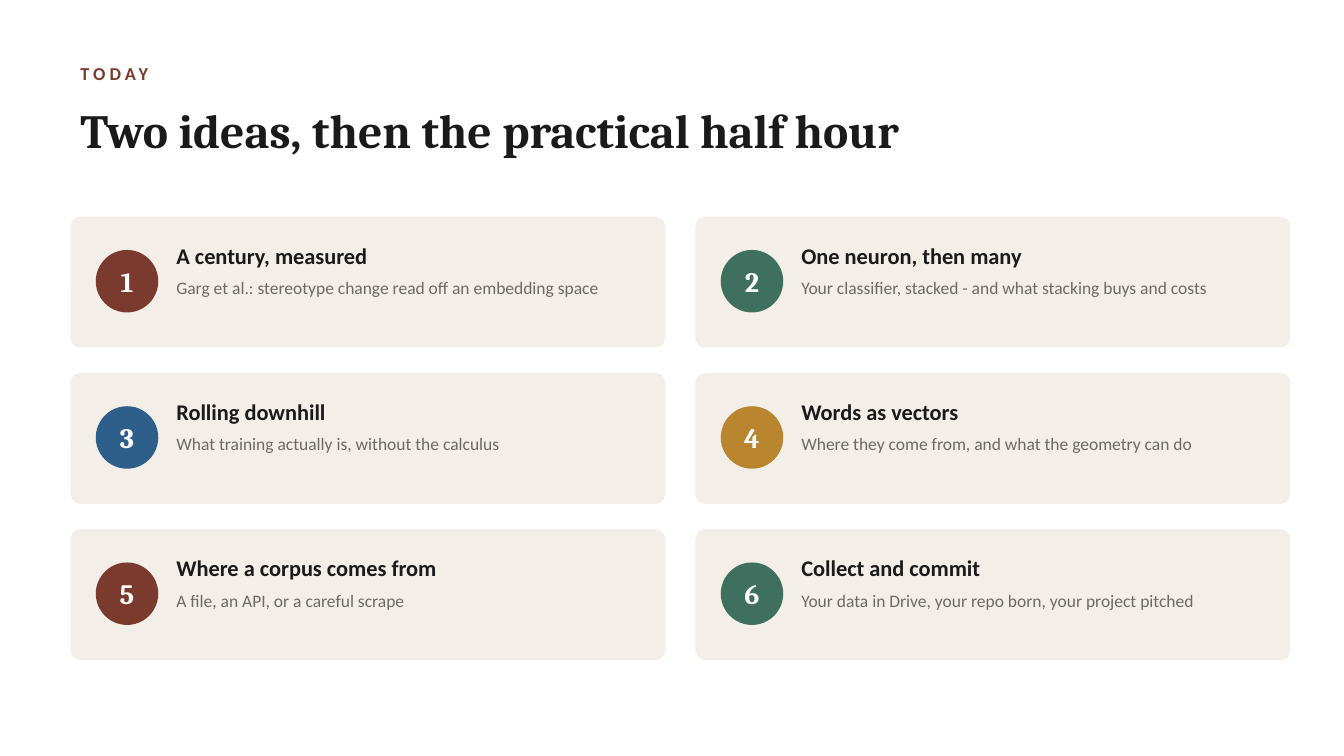
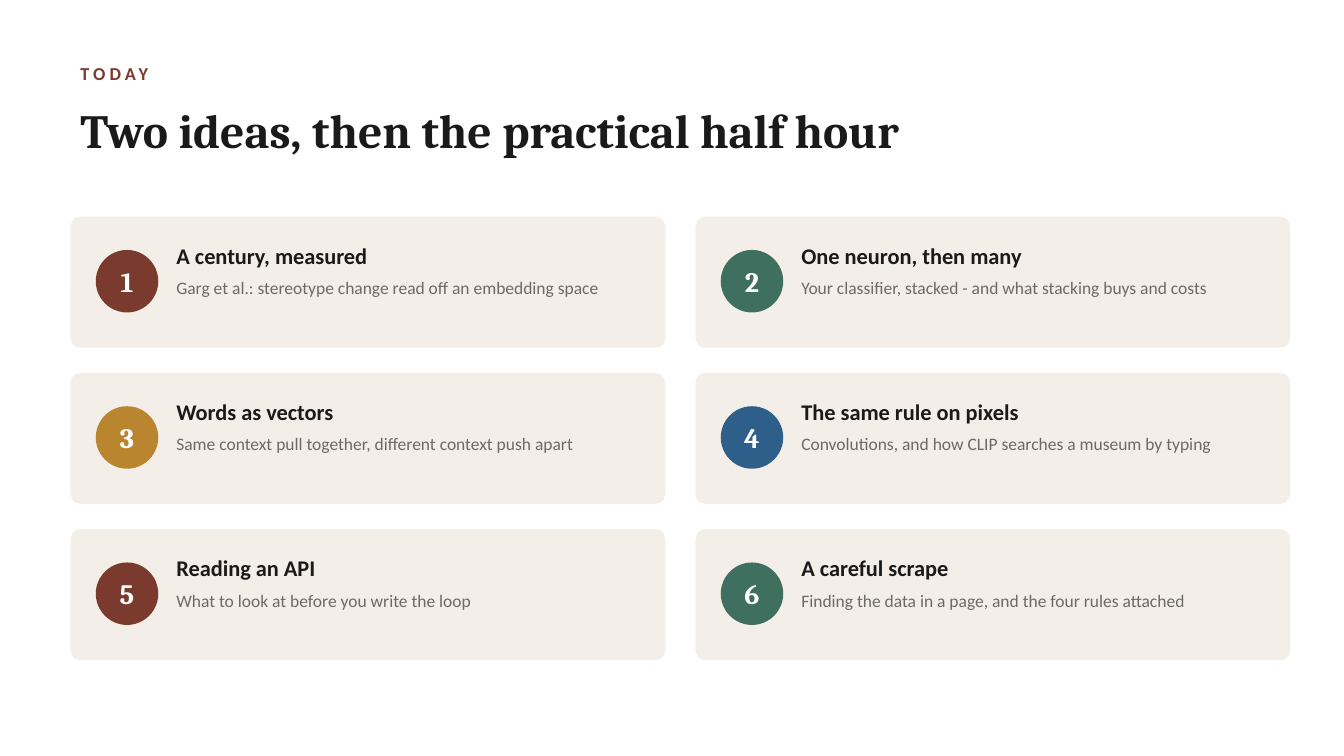
Before and after one commit to lucianli123/culture-as-data-2026, a slide deck: slide 2 of slides/week-04-lecture-draft.pptx. Drawn at 1344x756 pixels with LibreOffice and Linux fonts; fonts in the diff are those of the drawing. Boxes give left, top, right and bottom in pixels: in the first picture for what was removed or moved away, otherwise in the second. Text is boxed around its words. In the diff, an @@ line names an element or a change of style, - is before the commit and + after.

```diff
--- a/slides/week-04-lecture-draft.pptx
+++ b/slides/week-04-lecture-draft.pptx
@@ ellipse at <box>96,406,158,469</box>: fill #2E5F8A to #B9852F @@
@@ text at <box>176,404,333,420</box>: text changed @@
-Rolling downhill
+Words as vectors
@@ ellipse at <box>721,406,783,469</box>: fill #B9852F to #2E5F8A @@
@@ text at <box>801,404,1019,424</box>: text changed @@
-Words as vectors
+The same rule on pixels
@@ text at <box>176,438,573,453</box>: text changed @@
-What training actually is, without the calculus
+Same context pull together, different context push apart
@@ text at <box>801,438,1210,453</box>: text changed @@
-Where they come from, and what the geometry can do
+Convolutions, and how CLIP searches a museum by typing
@@ text at <box>176,560,315,580</box>: text changed @@
-Where a corpus comes from
+Reading an API
@@ text at <box>801,560,948,580</box>: text changed @@
-Collect and commit
+A careful scrape
@@ text at <box>176,595,471,610</box>: text changed @@
-A file, an API, or a careful scrape
+What to look at before you write the loop
@@ text at <box>801,595,1185,610</box>: text changed @@
-Your data in Drive, your repo born, your project pitched
+Finding the data in a page, and the four rules attached
```
Also in this commit, not shown: 4 slides added, 3 other files.
